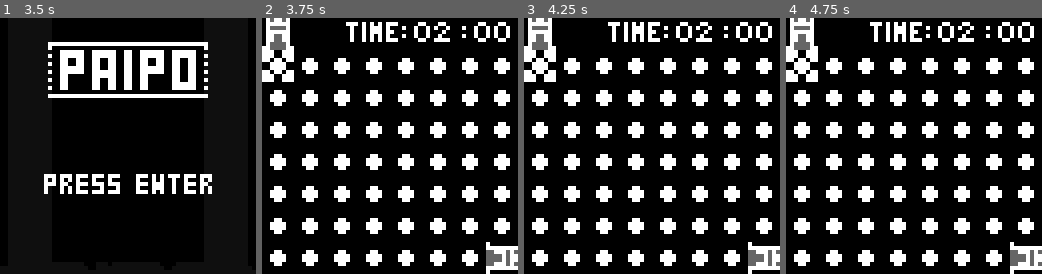
Above: before the commit, frames 1-4 (left to right).
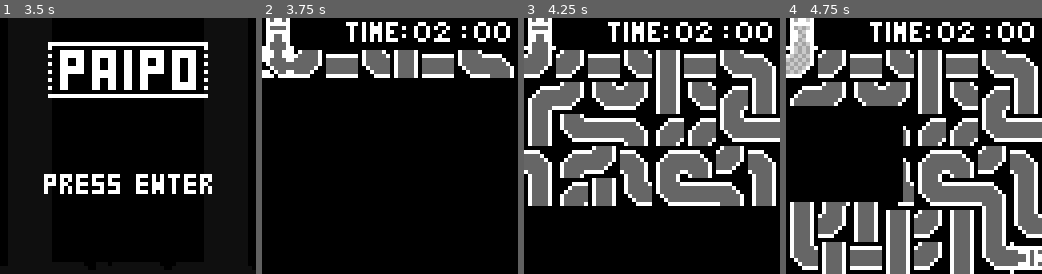
Above: after the commit, the same moments.

Repository: manokara/paipo
Game: Godot game, scene res://menu.tscn
Two runs of this game, one before a commit and one after it. Both use one fixed random seed, a clock stepped at 60 frames per second and the inputs below.
Inputs:
- Up to frame 1 (3.5 s): tap Enter at 0.5, 2 s; hold Right 0.53-1.28 s; tap F at 0.6, 1.55, 2.1, 3.05 s; tap Space at 0.77, 0.8, 1.07, 1.25, 1.35, 1.52, 1.82, 2.3, 3.02, 3.32 s; hold Down 1.28-2.03 s; hold Right 2.03-2.78 s; hold Up from 2.78 s (still down); tap R at 2.85 s
- Up to frame 2 (3.75 s): release Up at 3.53 s; hold Left from 3.53 s (still down); tap Enter at 3.6 s
- Up to frame 3 (4.25 s): keep holding Left; tap Space at 3.77, 3.8, 4.07 s
- Up to frame 4 (4.75 s): keep holding Left; tap F at 4.35 s; tap Space at 4.52 s

Frame 1 is identical in both runs. In frame 2, 23% of the frame differs, in the area x 0-100%, y 12-100%; in frame 3, 46%; in frame 4, 50%, in the area x 0-100%, y 0-100%.
Error before the commit: Parse Error: Expected '(' after assert (res://gameplay.gd:79)

Commit message:
Port to Godot 3.2

Diff:
--- a/default_bus_layout.tres
+++ b/default_bus_layout.tres
@@ -1,21 +1,12 @@
 [gd_resource type="AudioBusLayout" load_steps=2 format=2]
 
 [sub_resource type="AudioEffectLowPassFilter" id=1]
-
 resource_name = "LowPassFilter"
 cutoff_hz = 1400.0
 resonance = 0.8
-gain = 0.0
 db = 1
 
 [resource]
-
-bus/0/name = "Master"
-bus/0/solo = false
-bus/0/mute = false
-bus/0/bypass_fx = false
-bus/0/volume_db = 0.0
-bus/0/send = ""
 bus/1/name = "Water"
 bus/1/solo = false
 bus/1/mute = false
--- a/default_env.tres
+++ b/default_env.tres
@@ -1,100 +1,18 @@
 [gd_resource type="Environment" load_steps=2 format=2]
 
 [sub_resource type="ProceduralSky" id=1]
-
 radiance_size = 4
 sky_top_color = Color( 0.0470588, 0.454902, 0.976471, 1 )
 sky_horizon_color = Color( 0.556863, 0.823529, 0.909804, 1 )
 sky_curve = 0.25
-sky_energy = 1.0
 ground_bottom_color = Color( 0.101961, 0.145098, 0.188235, 1 )
 ground_horizon_color = Color( 0.482353, 0.788235, 0.952941, 1 )
 ground_curve = 0.01
-ground_energy = 1.0
-sun_color = Color( 1, 1, 1, 1 )
-sun_latitude = 35.0
-sun_longitude = 0.0
-sun_angle_min = 1.0
-sun_angle_max = 100.0
-sun_curve = 0.05
 sun_energy = 16.0
-texture_size = 2
 
 [resource]
-
 background_mode = 2
 background_sky = SubResource( 1 )
-background_sky_custom_fov = 0.0
-background_color = Color( 0, 0, 0, 1 )
-background_energy = 1.0
-background_canvas_max_layer = 0
-ambient_light_color = Color( 0, 0, 0, 1 )
-ambient_light_energy = 1.0
-ambient_light_sky_contribution = 1.0
-fog_enabled = false
-fog_color = Color( 0.5, 0.6, 0.7, 1 )
-fog_sun_color = Color( 1, 0.9, 0.7, 1 )
-fog_sun_amount = 0.0
-fog_depth_enabled = true
-fog_depth_begin = 10.0
-fog_depth_curve = 1.0
-fog_transmit_enabled = false
-fog_transmit_curve = 1.0
-fog_height_enabled = false
 fog_height_min = 0.0
 fog_height_max = 100.0
-fog_height_curve = 1.0
-tonemap_mode = 0
-tonemap_exposure = 1.0
-tonemap_white = 1.0
-auto_exposure_enabled = false
-auto_exposure_scale = 0.4
-auto_exposure_min_luma = 0.05
-auto_exposure_max_luma = 8.0
-auto_exposure_speed = 0.5
-ss_reflections_enabled = false
-ss_reflections_max_steps = 64
-ss_reflections_fade_in = 0.15
-ss_reflections_fade_out = 2.0
-ss_reflections_depth_tolerance = 0.2
-ss_reflections_roughness = true
-ssao_enabled = false
-ssao_radius = 1.0
-ssao_intensity = 1.0
-ssao_radius2 = 0.0
-ssao_intensity2 = 1.0
-ssao_bias = 0.01
-ssao_light_affect = 0.0
-ssao_color = Color( 0, 0, 0, 1 )
 ssao_quality = 0
-ssao_blur = 3
-ssao_edge_sharpness = 4.0
-dof_blur_far_enabled = false
-dof_blur_far_distance = 10.0
-dof_blur_far_transition = 5.0
-dof_blur_far_amount = 0.1
-dof_blur_far_quality = 1
-dof_blur_near_enabled = false
-dof_blur_near_distance = 2.0
-dof_blur_near_transition = 1.0
-dof_blur_near_amount = 0.1
-dof_blur_near_quality = 1
-glow_enabled = false
-glow_levels/1 = false
-glow_levels/2 = false
-glow_levels/3 = true
-glow_levels/4 = false
-glow_levels/5 = true
-glow_levels/6 = false
-glow_levels/7 = false
-glow_intensity = 0.8
-glow_strength = 1.0
-glow_bloom = 0.0
-glow_blend_mode = 2
-glow_hdr_threshold = 1.0
-glow_hdr_scale = 2.0
-glow_bicubic_upscale = false
-adjustment_enabled = false
-adjustment_brightness = 1.0
-adjustment_contrast = 1.0
-adjustment_saturation = 1.0
--- a/gameplay.gd
+++ b/gameplay.gd
@@ -76,7 +76,7 @@
 
 func flip_pipe():
 	var pipe = get_pipe_at_cursor()
-	assert pipe != null
+	assert(pipe != null)
 	$sfx.play()
 	pipe.flip()
 
@@ -114,7 +114,7 @@
 		"passable": true,
 		"goal": false,
 		"cursor": Vector2(0, -1),
-		"flowdir": Down,
+		"flowdir": FlowDir.Down,
 		"last_pipe": null,
 	}
 
@@ -183,7 +183,7 @@
 		$anim.play("clear")
 		return
 
-	if flowdir == Right:
+	if flowdir == FlowDir.Right:
 		pipe = get_pipe_at(cur+Vector2(1, 0))
 
 		if pipe == null:
@@ -197,19 +197,19 @@
 			return
 
 		match pipe.type:
-			Horizontal, LeftDown, UpLeft:
+			PipeType.Horizontal, PipeType.LeftDown, PipeType.UpLeft:
 				fill_state.cursor.x += 1
 
-				if pipe.type == LeftDown:
+				if pipe.type == PipeType.LeftDown:
 					fill_state.flowdir = 3
-				elif pipe.type == UpLeft:
+				elif pipe.type == PipeType.UpLeft:
 					fill_state.flowdir = 1
 
 				pipe.fill(fill_state.flowdir)
 			_:
 				fill_state.passable = false
 
-	elif flowdir == Up:
+	elif flowdir == FlowDir.Up:
 		pipe = get_pipe_at(cur+Vector2(0, -1))
 
 		if pipe == null:
@@ -217,19 +217,19 @@
 			return
 
 		match pipe.type:
-			Vertical, LeftDown, RightDown:
+			PipeType.Vertical, PipeType.LeftDown, PipeType.RightDown:
 				fill_state.cursor.y -= 1
 
-				if pipe.type == LeftDown:
+				if pipe.type == PipeType.LeftDown:
 					fill_state.flowdir = 2
-				elif pipe.type == RightDown:
+				elif pipe.type == PipeType.RightDown:
 					fill_state.flowdir = 0
 
 				pipe.fill(fill_state.flowdir)
 			_:
 				fill_state.passable = false
 
-	elif flowdir == Left:
+	elif flowdir == FlowDir.Left:
 		pipe = get_pipe_at(cur+Vector2(-1, 0))
 
 		if pipe == null:
@@ -237,20 +237,20 @@
 			return
 
 		match pipe.type:
-			Horizontal, RightDown, UpRight:
+			PipeType.Horizontal, PipeType.RightDown, PipeType.UpRight:
 				fill_state.cursor.x -= 1
 				last_pipe.fill(flowdir)
 
-				if pipe.type == RightDown:
+				if pipe.type == PipeType.RightDown:
 					fill_state.flowdir = 3
-				elif pipe.type == UpRight:
+				elif pipe.type == PipeType.UpRight:
 					fill_state.flowdir = 1
 
 				pipe.fill(fill_state.flowdir)
 			_:
 				fill_state.passable = false
 
-	elif flowdir == Down:
+	elif flowdir == FlowDir.Down:
 		pipe = get_pipe_at(cur+Vector2(0, 1))
 
 		if pipe == null:
@@ -258,12 +258,12 @@
 			return
 
 		match pipe.type:
-			Vertical, UpLeft, UpRight:
+			PipeType.Vertical, PipeType.UpLeft, PipeType.UpRight:
 				fill_state.cursor.y += 1
 
-				if pipe.type == UpLeft:
+				if pipe.type == PipeType.UpLeft:
 					fill_state.flowdir = 2
-				elif pipe.type == UpRight:
+				elif pipe.type == PipeType.UpRight:
 					fill_state.flowdir = 0
 
 				pipe.fill(fill_state.flowdir)
--- a/menu.tscn
+++ b/menu.tscn
@@ -7,10 +7,8 @@
 [ext_resource path="res://water.gd" type="Script" id=5]
 
 [sub_resource type="Animation" id=1]
-
 resource_name = "start"
 length = 3.0
-loop = false
 step = 0.05
 tracks/0/type = "value"
 tracks/0/path = NodePath("title:self_modulate")
@@ -127,11 +125,9 @@
 }
 
 [sub_resource type="Animation" id=2]
-
 resource_name = "waterstream"
 length = 0.6
 loop = true
-step = 0.1
 tracks/0/type = "value"
 tracks/0/path = NodePath("water f:region_rect")
 tracks/0/interp = 1
@@ -146,24 +142,12 @@
 }
 
 [node name="menu" type="ColorRect"]
-
-anchor_left = 0.0
-anchor_top = 0.0
-anchor_right = 0.0
-anchor_bottom = 0.0
 margin_right = 64.0
 margin_bottom = 64.0
-rect_pivot_offset = Vector2( 0, 0 )
-rect_clip_content = false
-mouse_filter = 0
-mouse_default_cursor_shape = 0
-size_flags_horizontal = 1
-size_flags_vertical = 1
 color = Color( 0, 0, 0, 1 )
 script = ExtResource( 1 )
 
-[node name="water r" type="Sprite" parent="." index="0"]
-
+[node name="water r" type="Sprite" parent="."]
 position = Vector2( 64, 0 )
 scale = Vector2( 1, 3.07408 )
 texture = ExtResource( 2 )
@@ -172,83 +156,52 @@
 flip_h = true
 region_enabled = true
 region_rect = Rect2( 48, 16, 16, 8 )
-_sections_unfolded = [ "Offset", "Region", "Transform", "Visibility" ]
-
-[node name="water l" type="Sprite" parent="." index="1"]
-
+
+[node name="water l" type="Sprite" parent="."]
 scale = Vector2( 1, 3.33333 )
 texture = ExtResource( 2 )
 centered = false
 region_enabled = true
 region_rect = Rect2( 48, 16, 16, 8 )
-_sections_unfolded = [ "Offset", "Region", "Transform", "Visibility" ]
-
-[node name="water f" type="Sprite" parent="." index="2"]
-
+
+[node name="water f" type="Sprite" parent="."]
 visible = false
 position = Vector2( 0, 56 )
 texture = ExtResource( 2 )
 centered = false
 region_enabled = true
 region_rect = Rect2( 0, 40, 64, 8 )
-_sections_unfolded = [ "Offset", "Region", "Transform", "Visibility" ]
-
-[node name="title" type="Sprite" parent="." index="3"]
-
+
+[node name="title" type="Sprite" parent="."]
 position = Vector2( 12, 6 )
 texture = ExtResource( 2 )
 centered = false
 region_enabled = true
 region_rect = Rect2( 24, 1, 40, 14 )
-_sections_unfolded = [ "Offset", "Region", "Transform", "Visibility" ]
-
-[node name="press" type="Sprite" parent="." index="4"]
-
+
+[node name="press" type="Sprite" parent="."]
 position = Vector2( 11, 39 )
 texture = ExtResource( 2 )
 centered = false
 region_enabled = true
 region_rect = Rect2( 0, 18, 42, 5 )
-_sections_unfolded = [ "Offset", "Region", "Transform", "Visibility" ]
-
-[node name="anim" type="AnimationPlayer" parent="." index="5"]
-
-root_node = NodePath("..")
+
+[node name="anim" type="AnimationPlayer" parent="."]
 autoplay = "start"
-playback_process_mode = 1
-playback_default_blend_time = 0.0
-playback_speed = 1.0
 anims/start = SubResource( 1 )
 anims/waterstream = SubResource( 2 )
-blend_times = [  ]
-
-[node name="timer" type="Timer" parent="." index="6"]
-
-process_mode = 1
+
+[node name="timer" type="Timer" parent="."]
 wait_time = 0.25
-one_shot = false
-autostart = false
-
-[node name="aud_press" type="AudioStreamPlayer" parent="." index="7"]
-
+
+[node name="aud_press" type="AudioStreamPlayer" parent="."]
 stream = ExtResource( 3 )
 volume_db = -10.0
-pitch_scale = 1.0
-autoplay = false
-mix_target = 0
-bus = "Master"
-
-[node name="aud_water" type="AudioStreamPlayer" parent="." index="8"]
-
+
+[node name="aud_water" type="AudioStreamPlayer" parent="."]
 stream = ExtResource( 4 )
 volume_db = -16.0
-pitch_scale = 1.0
-autoplay = false
-mix_target = 0
 bus = "Water"
 script = ExtResource( 5 )
-_sections_unfolded = [ "Pause" ]
-
 [connection signal="animation_finished" from="anim" to="." method="_on_anim_animation_finished"]
-
 [connection signal="timeout" from="timer" to="." method="_on_timer_timeout"]
--- a/pipe.gd
+++ b/pipe.gd
@@ -16,14 +16,14 @@
 	Down,
 }
 
-const RECTS = {
+var RECTS = {
 	# X Offset (from (8,0)), Flip (0 = no, 1 = H, 2 = V, 3 = HV), Rotate 90
-	Horizontal: [0, 0, true],
-	Vertical: [0, 0, false],
-	LeftDown: [8, 0, false],
-	RightDown: [8, 1, false],
-	UpLeft: [8, 2, false],
-	UpRight: [8, 3, false]
+	PipeType.Horizontal: [0, 0, true],
+	PipeType.Vertical: [0, 0, false],
+	PipeType.LeftDown: [8, 0, false],
+	PipeType.RightDown: [8, 1, false],
+	PipeType.UpLeft: [8, 2, false],
+	PipeType.UpRight: [8, 3, false]
 }
 
 var type = null
@@ -38,10 +38,10 @@
 func fill(flowdir):
 
 	match [flowdir, self.type]:
-		[_, Horizontal], [_, Vertical]:
-			if flowdir == Right:
+		[_, PipeType.Horizontal], [_, PipeType.Vertical]:
+			if flowdir == FlowDir.Right:
 				$pipe/fill.flip_v = true
-		[Left, _], [Right, _]:
+		[FlowDir.Left, _], [FlowDir.Right, _]:
 			$pipe/fill.region_rect.position.y = 72
 
 	$pipe/fill.show()
@@ -56,18 +56,18 @@
 
 func flip():
 	match type:
-		Horizontal:
-			set_type(Vertical)
-		Vertical:
-			set_type(Horizontal)
-		LeftDown:
-			set_type(UpLeft)
-		UpLeft:
-			set_type(UpRight)
-		UpRight:
-			set_type(RightDown)
-		RightDown:
-			set_type(LeftDown)
+		PipeType.Horizontal:
+			set_type(PipeType.Vertical)
+		PipeType.Vertical:
+			set_type(PipeType.Horizontal)
+		PipeType.LeftDown:
+			set_type(PipeType.UpLeft)
+		PipeType.UpLeft:
+			set_type(PipeType.UpRight)
+		PipeType.UpRight:
+			set_type(PipeType.RightDown)
+		PipeType.RightDown:
+			set_type(PipeType.LeftDown)
 
 func set_type(type):
 	self.type = type
--- a/project.godot
+++ b/project.godot
@@ -6,7 +6,12 @@
 ;   [section] ; section goes between []
 ;   param=value ; assign values to parameters
 
-config_version=3
+config_version=4
+
+_global_script_classes=[  ]
+_global_script_class_icons={
+
+}
 
 [application]
 
Not shown, changed: icon.png.import
Not shown, changed: sheet.png.import
Not shown, changed: README.md
